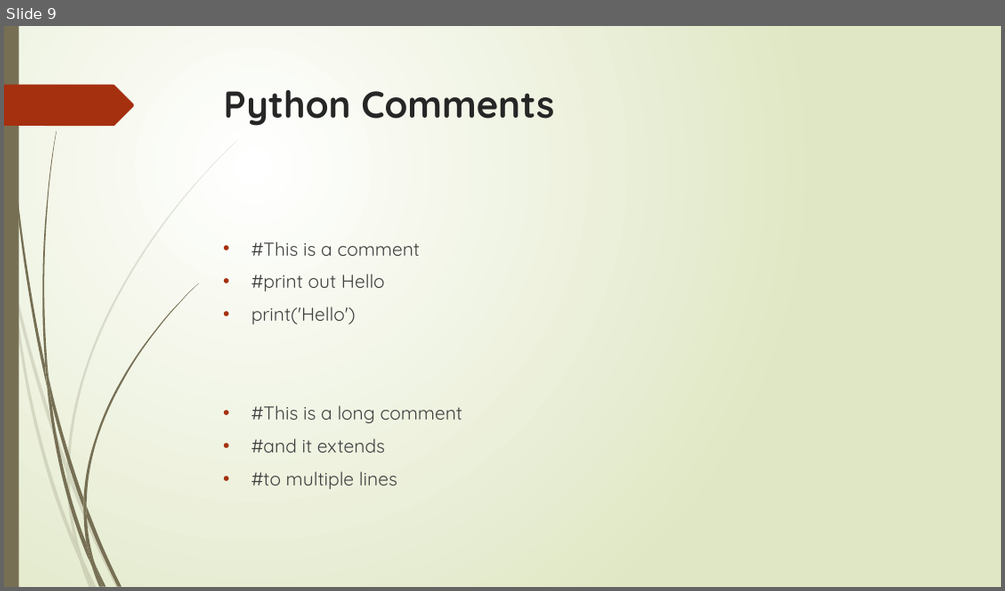
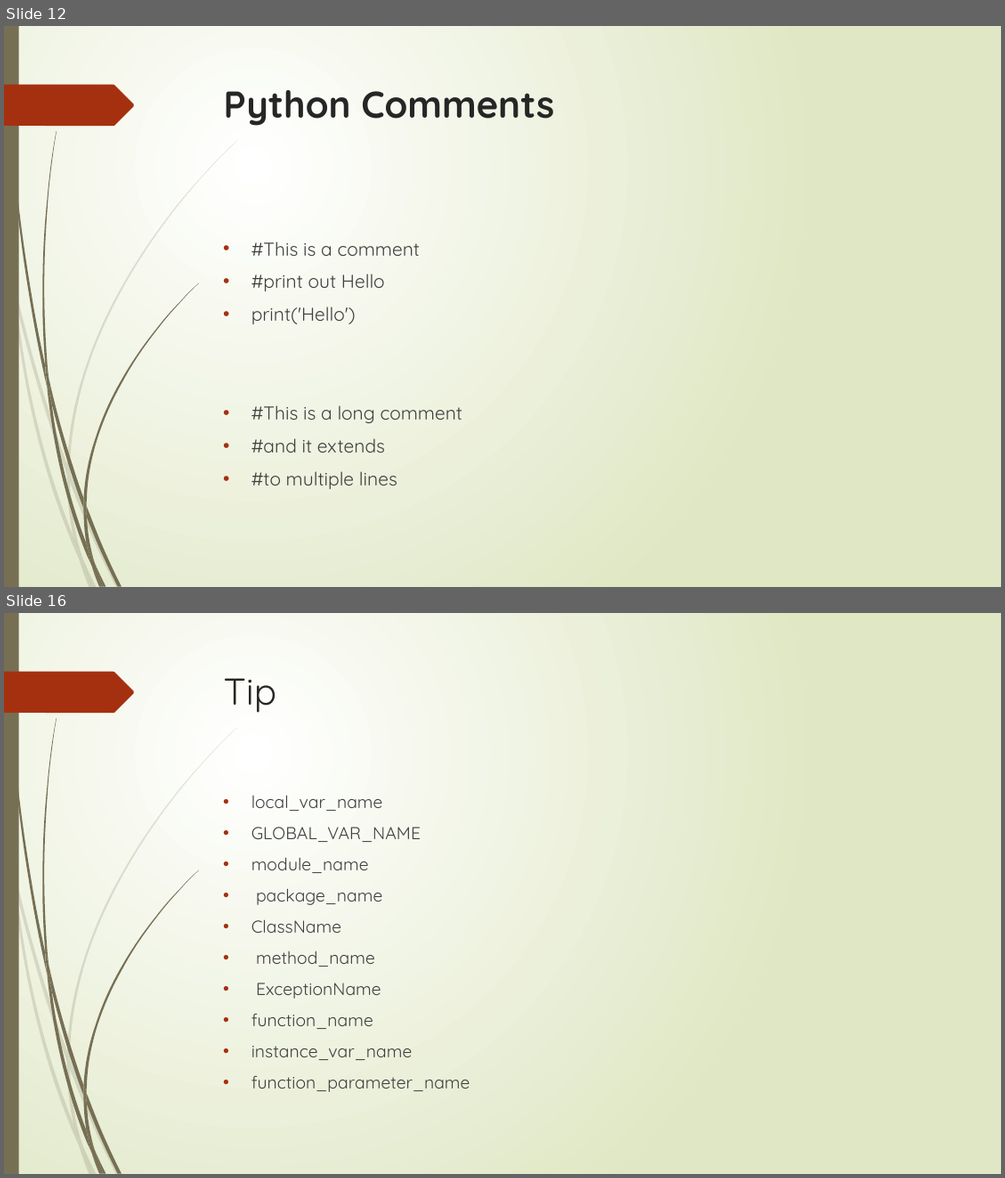
Before and after one commit to flyworker/python-automation-testing, a slide deck: document/course1.pptx. Shown one above the other, each under a label of ours: slide 9 before the commit, slides 12 and 16 after it; the slides between them are not shown. The pictures are 1005x591 and 1005x1178 pixels, drawn with LibreOffice and Linux fonts; fonts in the diff are those of the drawing. Boxes give left, top, right and bottom in pixels: in the first picture for what was removed or moved away, otherwise in the second. Text is boxed around its words. In the diff, an @@ line names an element or a change of style, - is before the commit and + after.

```diff
--- a/document/course1.pptx
+++ b/document/course1.pptx
@@ slide 16 added at box(4, 613, 1001, 1174), background gradient #FFFFFF to #DFE8C4; not listed: 24 template elements that a slide beside it also shows @@
@@ title added at box(224, 678, 277, 713), 36 pt, text #262626 @@
+Tip
@@ text added at box(251, 795, 470, 1092), 16.6 pt, text #404040 @@
+• local_var_name
+• GLOBAL_VAR_NAME
+• module_name
+• package_name
+• ClassName
+• method_name
+• ExceptionName
+• function_name
+• instance_var_name
+• function_parameter_name
@@ what was slide 9 is now slide 12 @@
```
Also in this commit, not shown: 1 slide changed, 18 other slides added, 5 other files.
